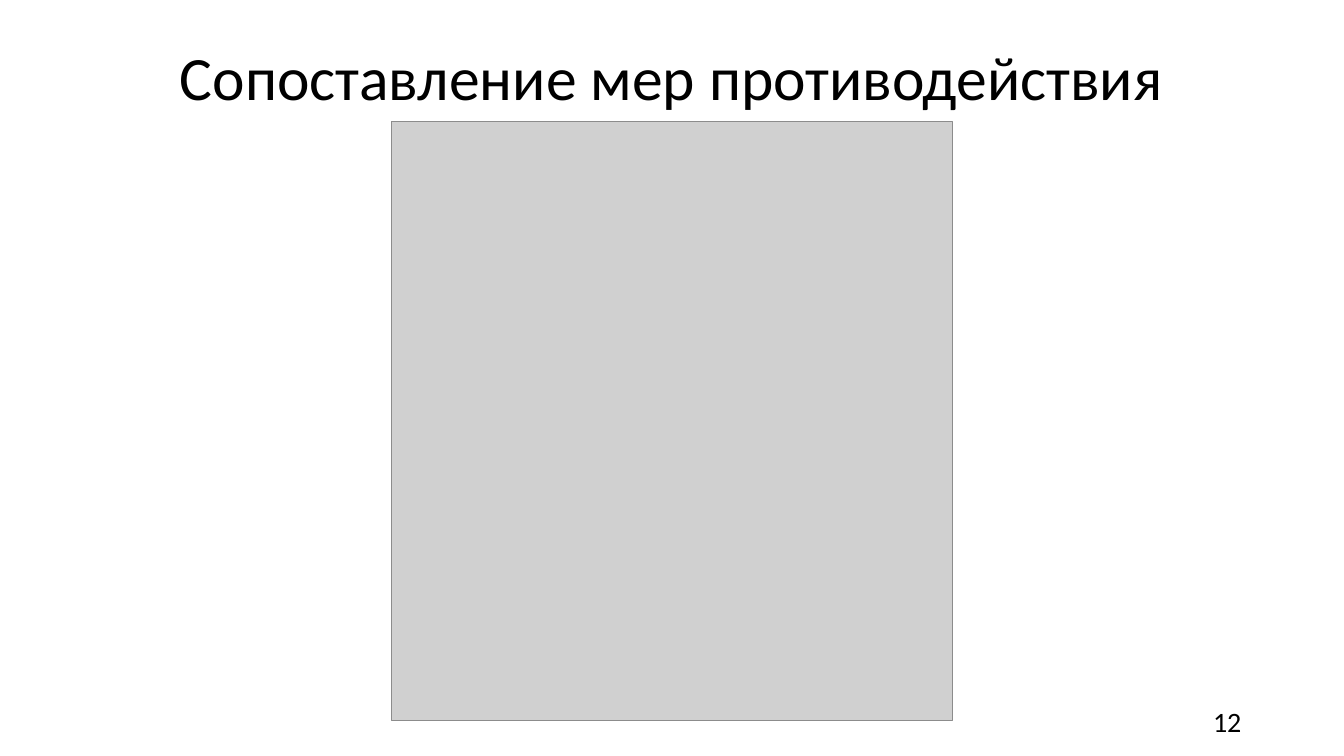
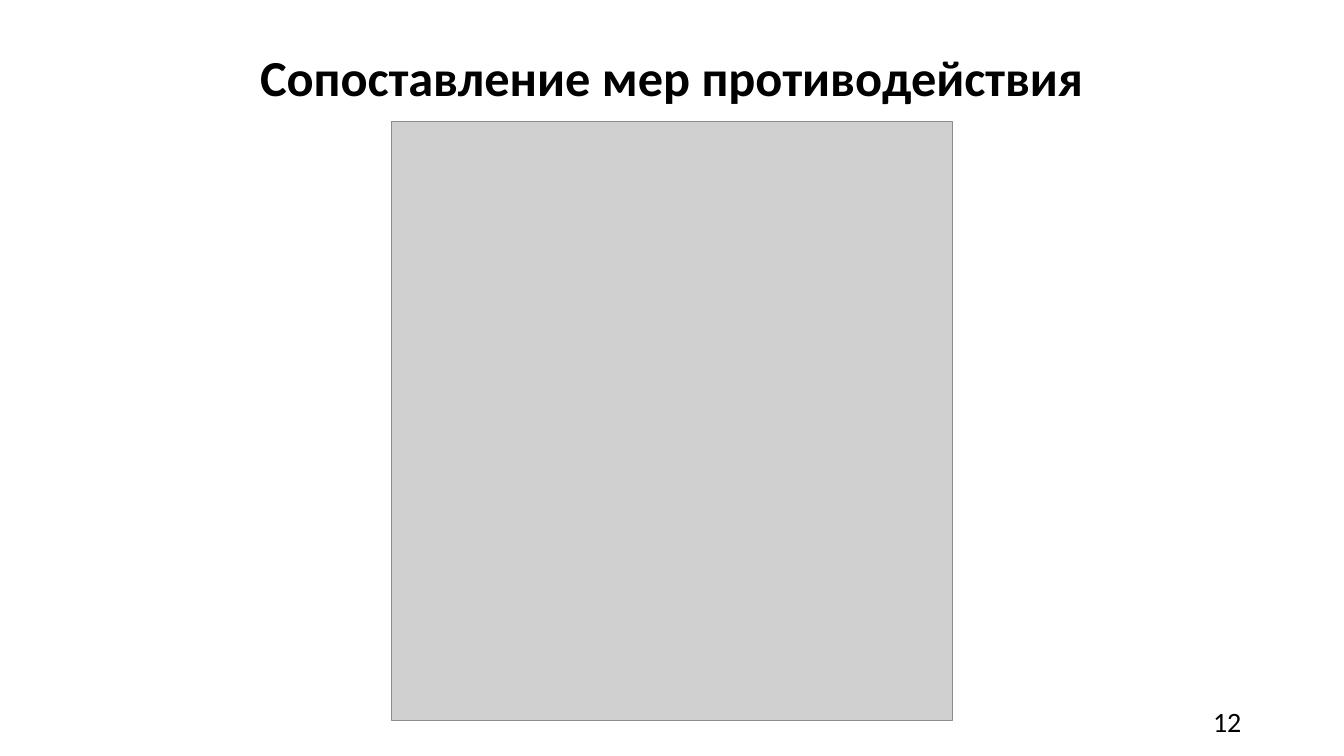
Before and after one commit to A1ex1in/3k2sKursachi, a slide deck: slide 12 of анацкая/КП/КР ЧигаревА.Ю. БИб-21Э1 ТПЗАС.pptx. Drawn at 1344x756 pixels with LibreOffice and Linux fonts; fonts in the diff are those of the drawing; grey boxes stand for pictures. Boxes give left, top, right and bottom in pixels: in the first picture for what was removed or moved away, otherwise in the second. Text is boxed around its words. In the diff, an @@ line names an element or a change of style, - is before the commit and + after.

```diff
--- a/анацкая/КП/КР ЧигаревА.Ю. БИб-21Э1 ТПЗАС.pptx
+++ b/анацкая/КП/КР ЧигаревА.Ю. БИб-21Э1 ТПЗАС.pptx
@@ title "Сопоставление мер противодействия" at (x1=260, y1=61, x2=1084, y2=104): size 44 to 36 pt, bold on @@
```
Also in this commit, not shown: 9 other slides changed.
